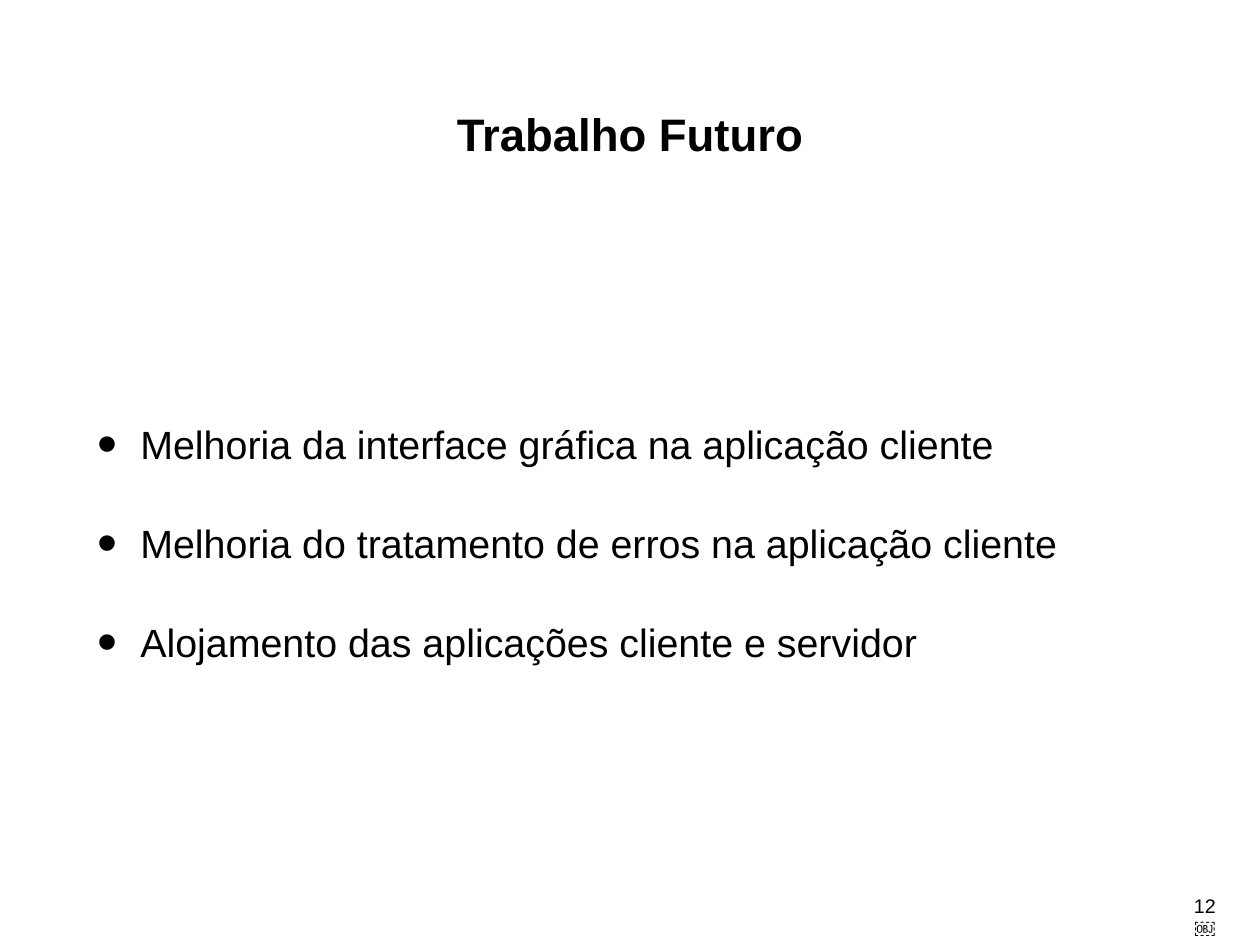
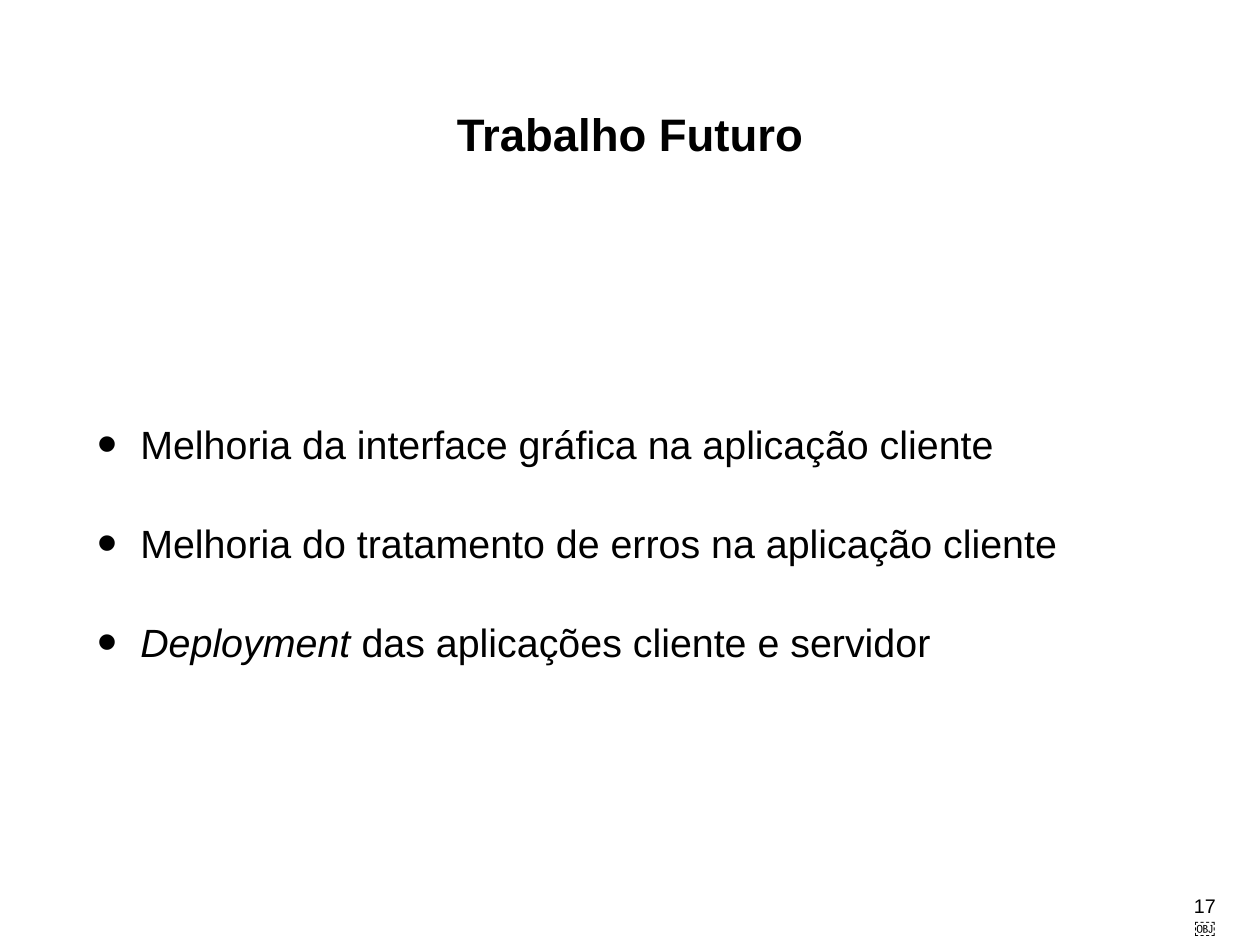
Before and after one commit to LikaV1996/ProjectoFinaldeCurso, a slide deck: slide 17 of AppFinalDeProjecto.pptx (slide 12 before the commit). Drawn at 1260x945 pixels with LibreOffice and Linux fonts; fonts in the diff are those of the drawing. Boxes give left, top, right and bottom in pixels: in the first picture for what was removed or moved away, otherwise in the second. Text is boxed around its words. In the diff, an @@ line names an element or a change of style, - is before the commit and + after.

```diff
--- a/AppFinalDeProjecto.pptx
+++ b/AppFinalDeProjecto.pptx
@@ text at (140, 628, 930, 664): text changed @@
-• Alojamento das aplicações cliente e servidor
+• Deployment das aplicações cliente e servidor
@@ page number at (1194, 899, 1216, 913): text changed @@
-12￼
+17￼
```
Also in this commit, not shown: 6 other slides changed, 9 slides added, 4 slides removed, 4 other files.
